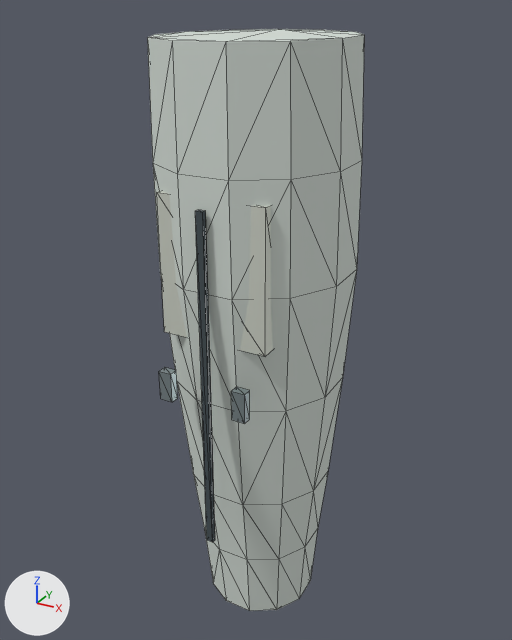
Before and after pictures for a commit that changed the glTF model Resource/Export/Modules/Outfit_Medic_Female_Normal_Greave_R.glb.
Before and after are seen from a 50 mm lens placed at (0.098, -0.398, 0.564), pointed at (-0.119, -0.003, 0.367). The axes (+X, +Y, +Z) are drawn at lower left. The lights are the same throughout. The first picture is the older version. Mesh edges are drawn as thin lines. Vertices at exactly the same position are counted once.

The first picture shows 'Outfit_Medic_Female_Normal_Greave_R'.
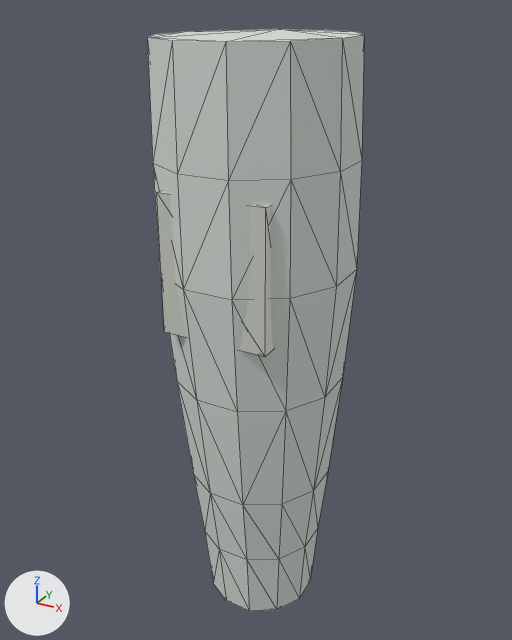
The change, as JSON lines over the scene's bpy script:
```json
{"block": "me_outfit_medic_female_normal_greave_r_mesh_001", "where": "# used by ob_outfit_medic_female_normal_greave_r; location = (0.0, 0.0, 0.0)"}
{"op": "remove", "block": "me_outfit_medic_female_normal_greave_r_mesh_001", "code": "me_outfit_medic_female_normal_greave_r_mesh_001.from_pydata(...)  # 116 vertices, 212 faces; spans x -0.178..-0.052, y -0.08..0.056, z 0.139..0.551"}
{"op": "add", "block": "me_outfit_medic_female_normal_greave_r_mesh_001", "code": "me_outfit_medic_female_normal_greave_r_mesh_001.from_pydata(...)  # 92 vertices, 176 faces; spans x -0.178..-0.052, y -0.071..0.056, z 0.139..0.551"}
{"block": "me_outfit_medic_female_normal_greave_r_mesh_001", "change": "me_outfit_medic_female_normal_greave_r_mesh_001 part 1: the loose piece of 8 vertices spanning x -0.146..-0.137, y -0.08..-0.074, z 0.335..0.355 is deleted"}
{"block": "me_outfit_medic_female_normal_greave_r_mesh_001", "change": "me_outfit_medic_female_normal_greave_r_mesh_001 part 2: the loose piece of 8 vertices spanning x -0.093..-0.084, y -0.08..-0.074, z 0.335..0.355 is deleted"}
{"block": "me_outfit_medic_female_normal_greave_r_mesh_001", "change": "me_outfit_medic_female_normal_greave_r_mesh_001 part 3: the loose piece of 8 vertices spanning x -0.118..-0.113, y -0.075..-0.072, z 0.23..0.461 is deleted"}
{"op": "remove", "block": "me_outfit_medic_female_normal_greave_r_mesh_001", "code": "me_outfit_medic_female_normal_greave_r_mesh_001.materials.append(mat_fabric_seam)  # greyish blue #424d52"}
{"op": "remove", "block": "me_outfit_medic_female_normal_greave_r_mesh_001", "code": "me_outfit_medic_female_normal_greave_r_mesh_001.materials.append(mat_fastener_titanium)  # grey #a8b6ba"}
```

Location of each change, [x1, y1, x2, y2] in pixels of the pictures (512 x 640 px):
```json
{"part": 1, "of": "me_outfit_medic_female_normal_greave_r_mesh_001", "change": "deleted", "before": [159, 367, 178, 402]}
{"part": 2, "of": "me_outfit_medic_female_normal_greave_r_mesh_001", "change": "deleted", "before": [231, 387, 250, 424]}
{"part": 3, "of": "me_outfit_medic_female_normal_greave_r_mesh_001", "change": "deleted", "before": [195, 210, 215, 542]}
```
